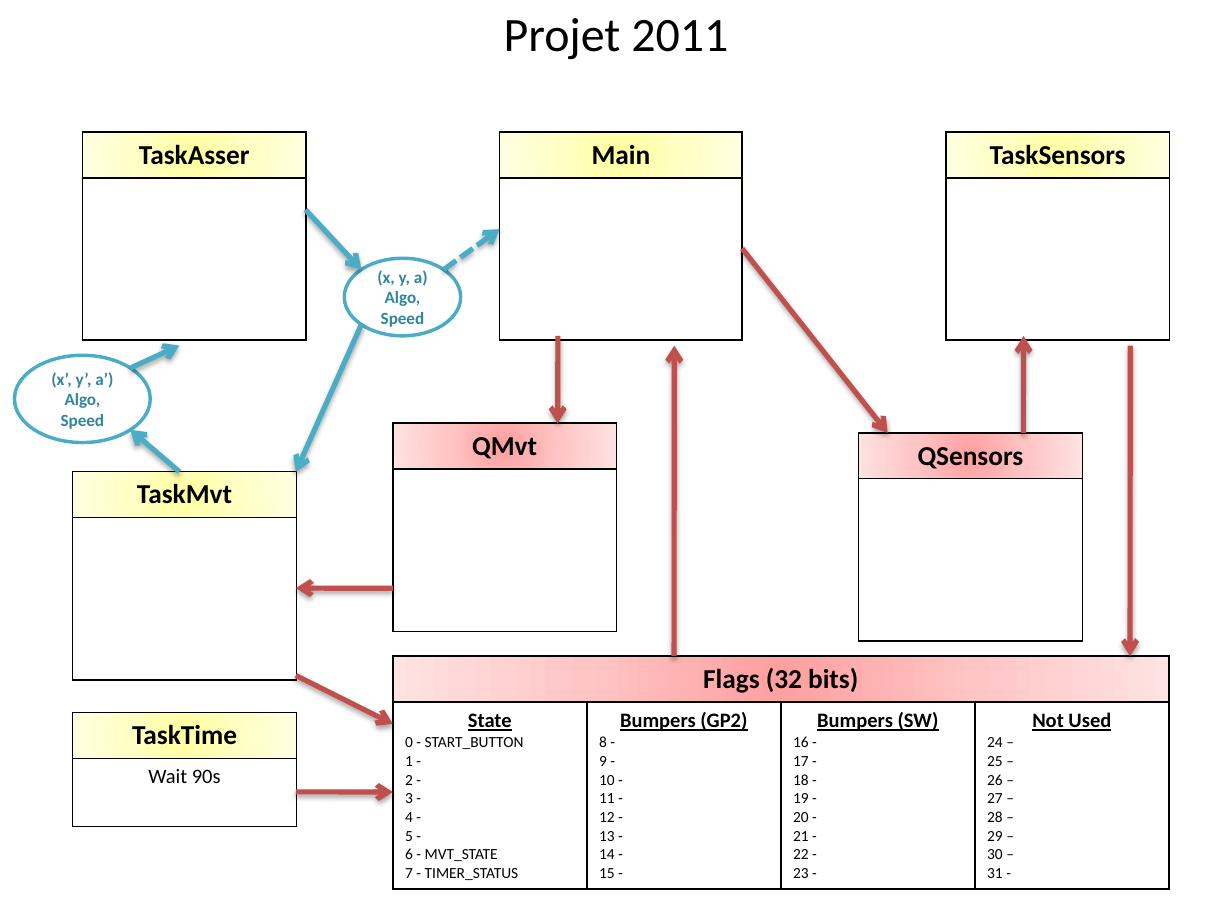
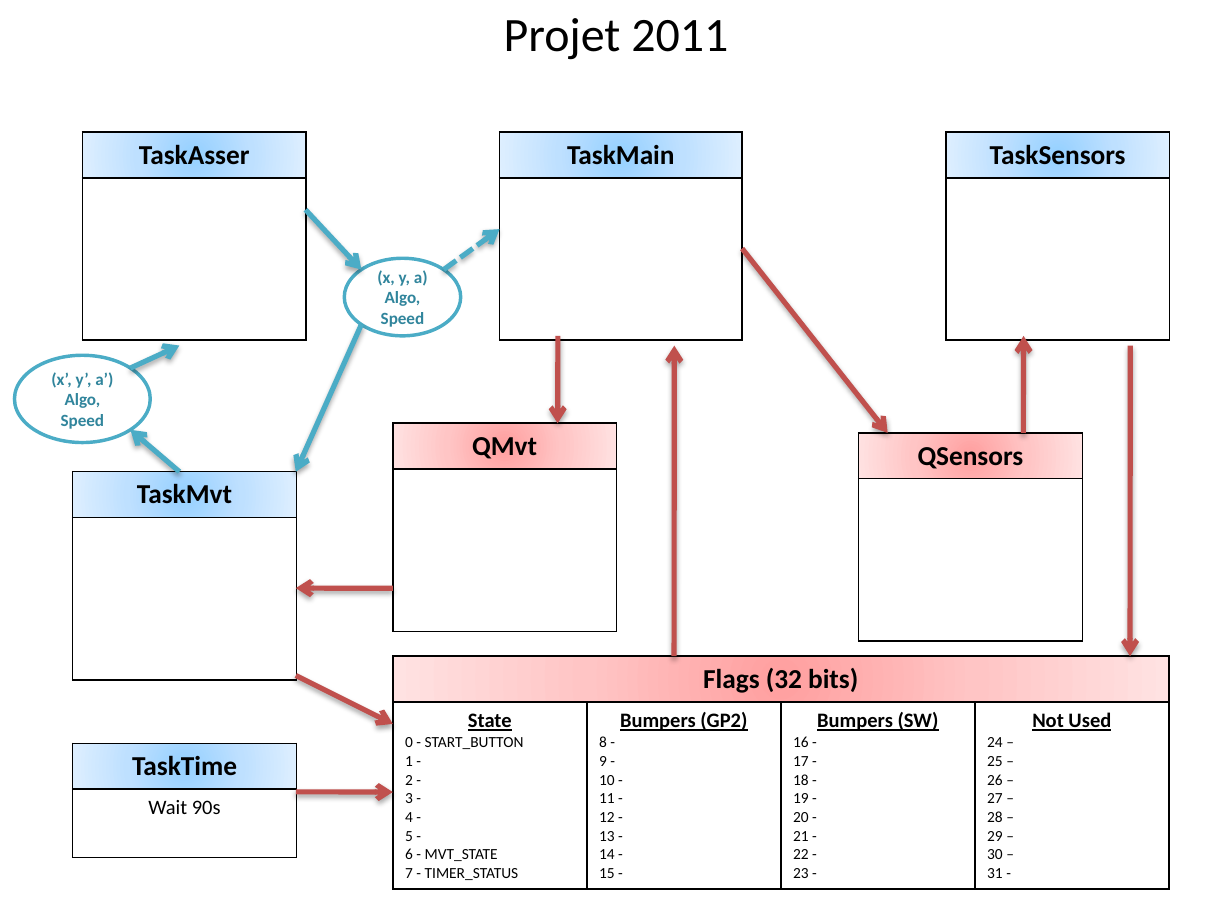
Before and after one commit to oufffteam/oufffteam, a slide deck: slide 1 of Dev_uCOS-II/Oufff2011_FiFi/Conception/Projet 2011.pptx. Drawn at 1232x924 pixels with LibreOffice and Linux fonts; fonts in the diff are those of the drawing. Boxes give left, top, right and bottom in pixels: in the first picture for what was removed or moved away, otherwise in the second. Text is boxed around its words. In the diff, an @@ line names an element or a change of style, - is before the commit and + after.

```diff
--- a/Dev_uCOS-II/Oufff2011_FiFi/Conception/Projet 2011.pptx
+++ b/Dev_uCOS-II/Oufff2011_FiFi/Conception/Projet 2011.pptx
@@ table at box(83, 132, 307, 339) @@
@@ fill gradient #FFFFA0 to #FFFFC5 to #FFFFE3 to gradient #96D0FF to #BFE1FF to #E0EFFF in row 1, column 1 @@
@@ table at box(500, 132, 743, 339) @@
-row 1, column 1: Main
+row 1, column 1: TaskMain
@@ fill gradient #FFFFA0 to #FFFFC5 to #FFFFE3 to gradient #96D0FF to #BFE1FF to #E0EFFF in row 1, column 1 @@
@@ table at box(946, 132, 1170, 339) @@
@@ fill gradient #FFFFA0 to #FFFFC5 to #FFFFE3 to gradient #96D0FF to #BFE1FF to #E0EFFF in row 1, column 1 @@
@@ table at box(73, 472, 297, 679) @@
@@ fill gradient #FFFFA0 to #FFFFC5 to #FFFFE3 to gradient #96D0FF to #BFE1FF to #E0EFFF in row 1, column 1 @@
@@ table at box(73, 743, 297, 856) @@
@@ fill gradient #FFFFA0 to #FFFFC5 to #FFFFE3 to gradient #96D0FF to #BFE1FF to #E0EFFF in row 1, column 1 @@
@@ table: place and size @@
-table at box(73, 712, 297, 825)
+table at box(73, 743, 297, 856)
```
Also in this commit, not shown: 21 other files.
